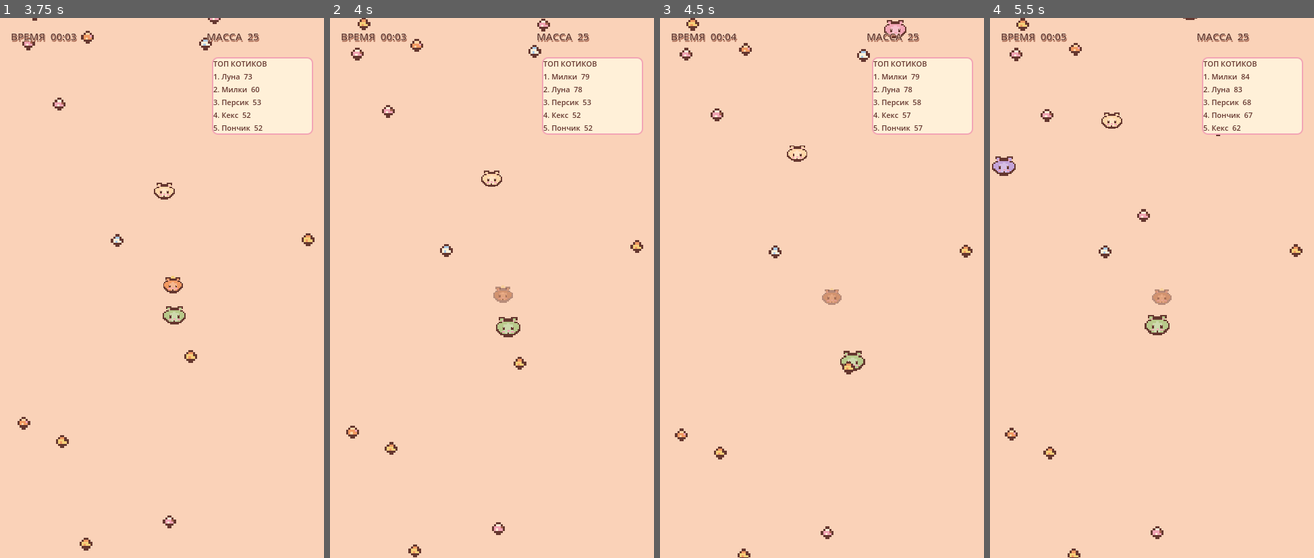
Above: before the commit, frames 1-4 (left to right).
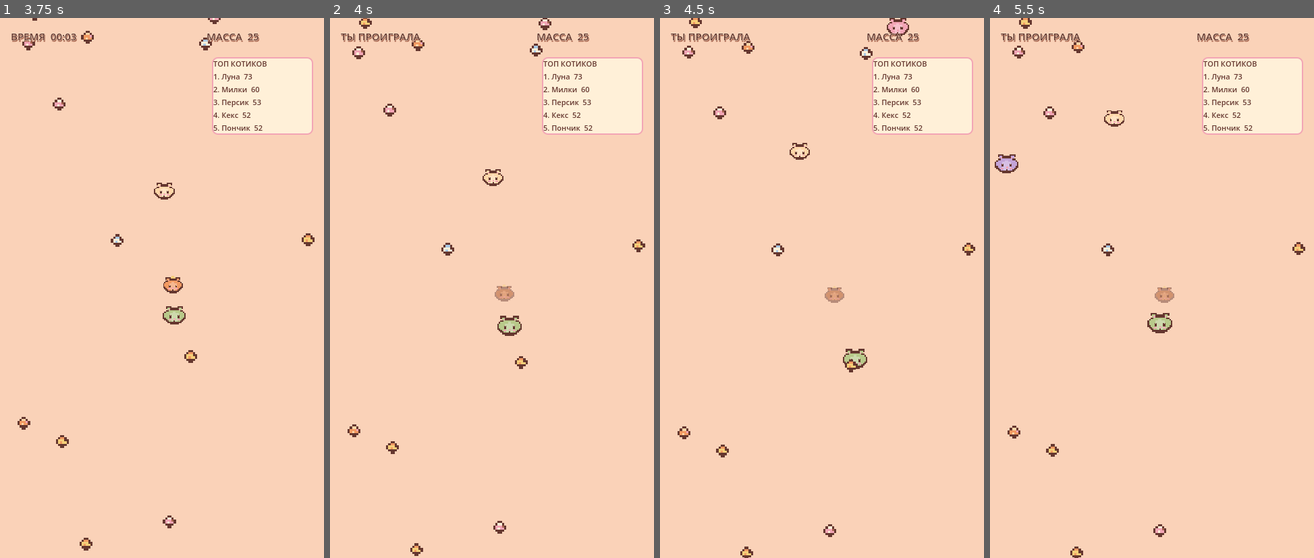
Above: after the commit, the same moments.

Repository: ArinaPig/Meown
Game: Godot game, scene res://scenes/minigames/catio/CatIO.tscn
Two runs of this game, one before a commit and one after it. Both use one fixed random seed, a clock stepped at 60 frames per second and the inputs below. The project has no main scene, so this scene is started directly.
Inputs (mouse positions are in pixels of both pictures, inside the frame that each line leads up to):
- Up to frame 1 (3.75 s): move the mouse to (233, 261) at 0.52 s; click (233, 261) at 0.67 s; drag from (97, 315) to (184, 277) at 1.27 s; move the mouse to (194, 169) at 2.02 s; click (194, 169) at 2.17 s; drag from (145, 396) to (145, 217) at 2.77 s; move the mouse to (259, 369) at 3.52 s; click (259, 369) at 3.67 s
- Up to frame 2 (4 s): no input
- Up to frame 3 (4.5 s): drag from (724, 207) to (805, 153) at 4.27 s
- Up to frame 4 (5.5 s): move the mouse to (1168, 288) at 5.02 s; click (1168, 288) at 5.17 s

Frame 1 is identical in both runs. In frame 2, 1.4% of the frame differs, in the area x 3-98%, y 0-100%; in frame 3, 1.8%; in frame 4, 2.0%, in the area x 0-98%, y 0-100%.

Commit message:
Handle Cat.io player defeat safely

Diff:
--- a/scenes/minigames/catio/CatIO.gd
+++ b/scenes/minigames/catio/CatIO.gd
@@ -23,6 +23,7 @@
 var max_food := 150
 var elapsed_time := 0.0
 var leaderboard_label: Label
+var game_over := false
 
 func _ready() -> void:
 	food_timer.timeout.connect(_on_food_timer_timeout)
@@ -37,8 +38,20 @@
 		spawn_food()
 
 func _process(delta: float) -> void:
+	if not is_instance_valid(player):
+		return
+	if bool(player.get("is_eaten")):
+		if not game_over:
+			game_over = true
+			food_timer.stop()
+			time_label.text = "ТЫ ПРОИГРАЛА"
+			mass_label.text = "МАССА  %d" % int(float(player.get("mass")))
+			return
+	if game_over:
+		return
 	elapsed_time += delta
-	camera.global_position = camera.global_position.lerp(player.global_position, min(delta * 7.0, 1.0))
+	if is_instance_valid(camera):
+		camera.global_position = camera.global_position.lerp(player.global_position, min(delta * 7.0, 1.0))
 	# As the cat grows, zoom out to keep more of the arena visible.
 	var target_zoom: float = clampf(0.82 - (float(player.get("mass")) / 900.0), 0.42, 0.82)
 	camera.zoom = camera.zoom.lerp(Vector2.ONE * target_zoom, min(delta * 2.0, 1.0))
